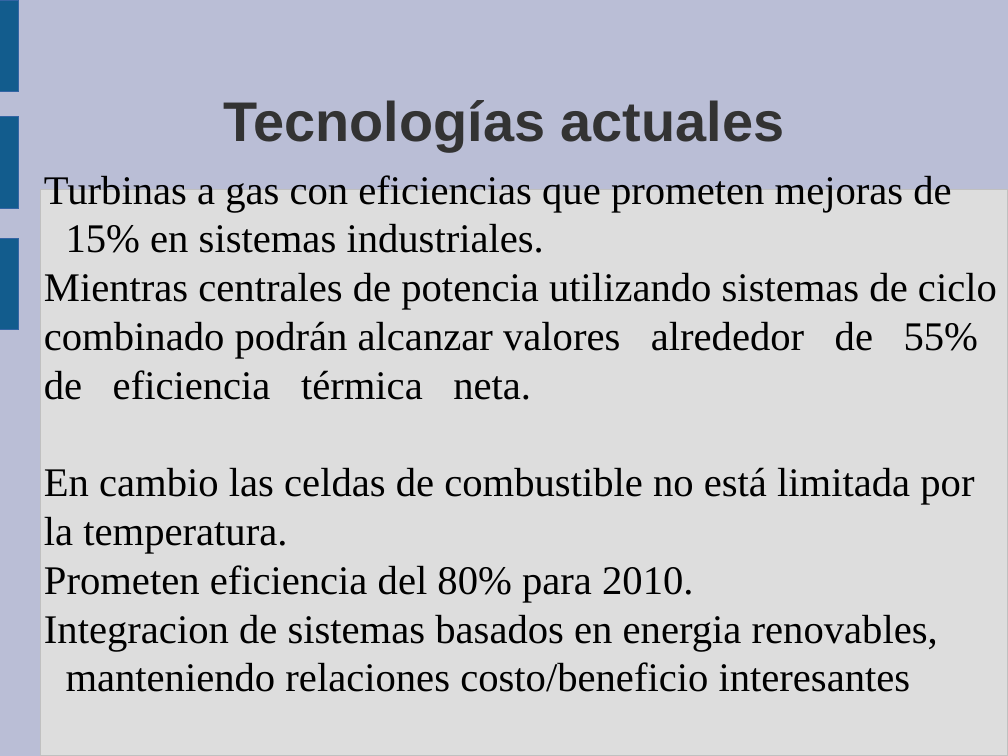
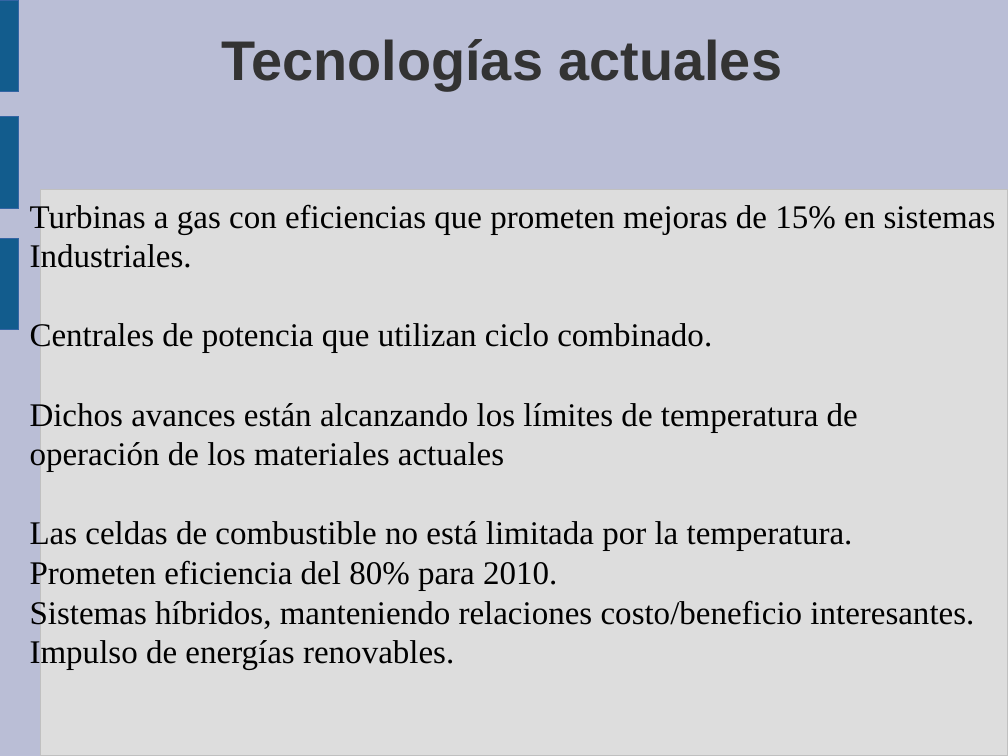
Before and after one commit to guanucoluis/proyecto5r1, a slide deck: slide 14 of Catedras/Tecnologia/MARCO.odp. Drawn at 1008x756 pixels with LibreOffice and Linux fonts; fonts in the diff are those of the drawing. Boxes give left, top, right and bottom in pixels: in the first picture for what was removed or moved away, otherwise in the second. Text is boxed around its words. In the diff, an @@ line names an element or a change of style, - is before the commit and + after.

```diff
--- a/Catedras/Tecnologia/MARCO.odp
+++ b/Catedras/Tecnologia/MARCO.odp
@@ title "Tecnologías actuales": place and size @@
-title "Tecnologías actuales" at box(224, 100, 784, 150)
+title "Tecnologías actuales" at box(222, 39, 782, 90)
@@ subtitle "Turbinas a gas con eficiencias ...": place and size @@
-subtitle "Turbinas a gas con eficiencias ..." at box(44, 175, 997, 692)
+subtitle "Turbinas a gas con eficiencias ..." at box(30, 204, 996, 670)
@@ subtitle at box(30, 204, 996, 551): text changed; size 32 to 26 pt @@
-Turbinas a gas con eficiencias que prometen mejoras de 15% en sistemas industriales.
-Mientras centrales de potencia utilizando sistemas de ciclo
-combinado podrán alcanzar valores alrededor de 55%
-de eficiencia térmica neta.
-En cambio las celdas de combustible no está limitada por
-la temperatura.
+Turbinas a gas con eficiencias que prometen mejoras de 15% en sistemas
+Industriales.
+Centrales de potencia que utilizan ciclo combinado.
+Dichos avances están alcanzando los límites de temperatura de
+operación de los materiales actuales
+Las celdas de combustible no está limitada por la temperatura.
@@ subtitle at box(30, 560, 557, 591): size 32 to 26 pt in "Prometen eficiencia del 80% para 2010." @@
@@ subtitle at box(30, 600, 974, 670): text changed; size 32 to 26 pt @@
-Integracion de sistemas basados en energia renovables, manteniendo relaciones costo/beneficio interesantes
+Sistemas híbridos, manteniendo relaciones costo/beneficio interesantes.
+Impulso de energías renovables.
```
Also in this commit, not shown: 13 other slides changed, 1 other file.
